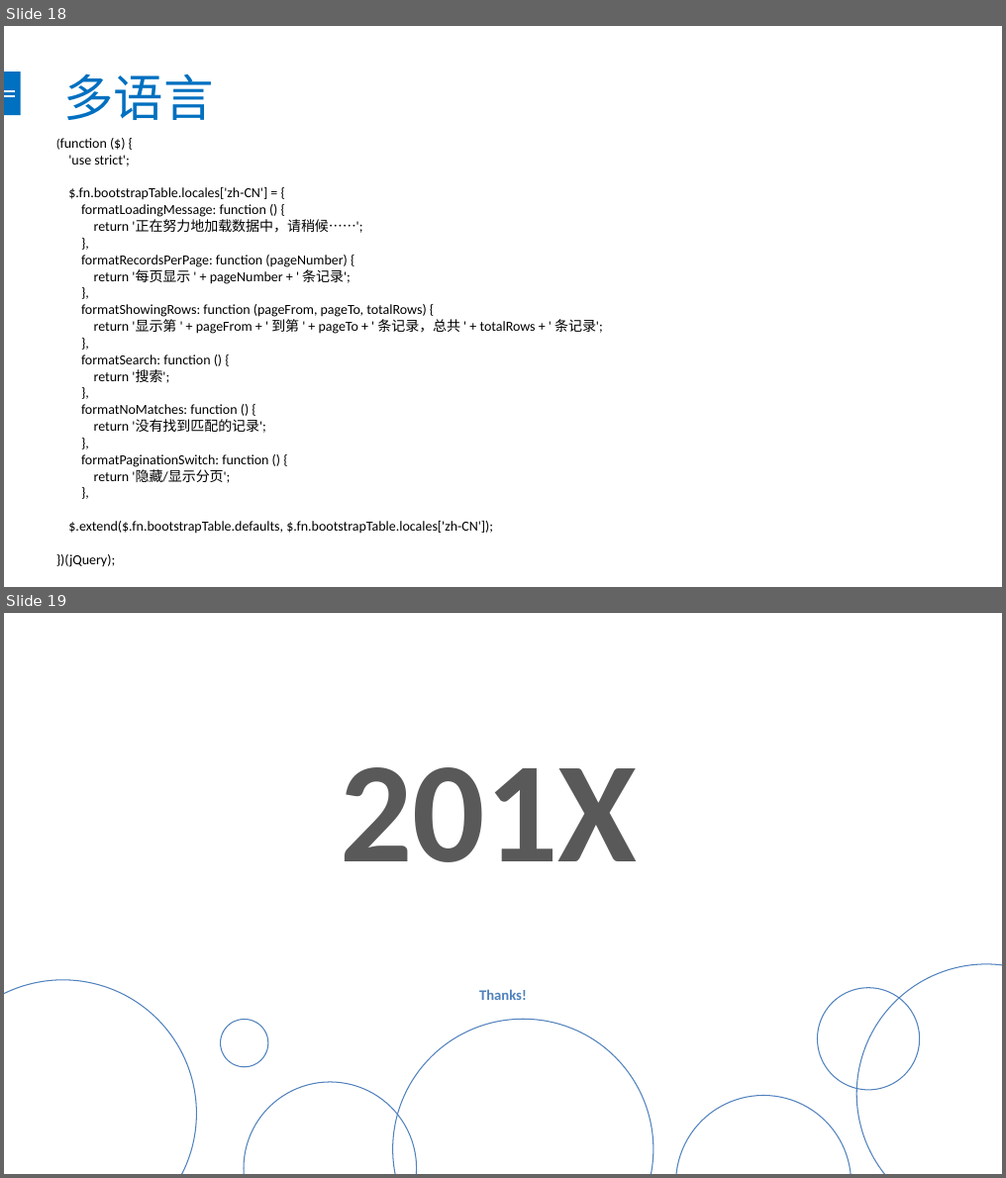
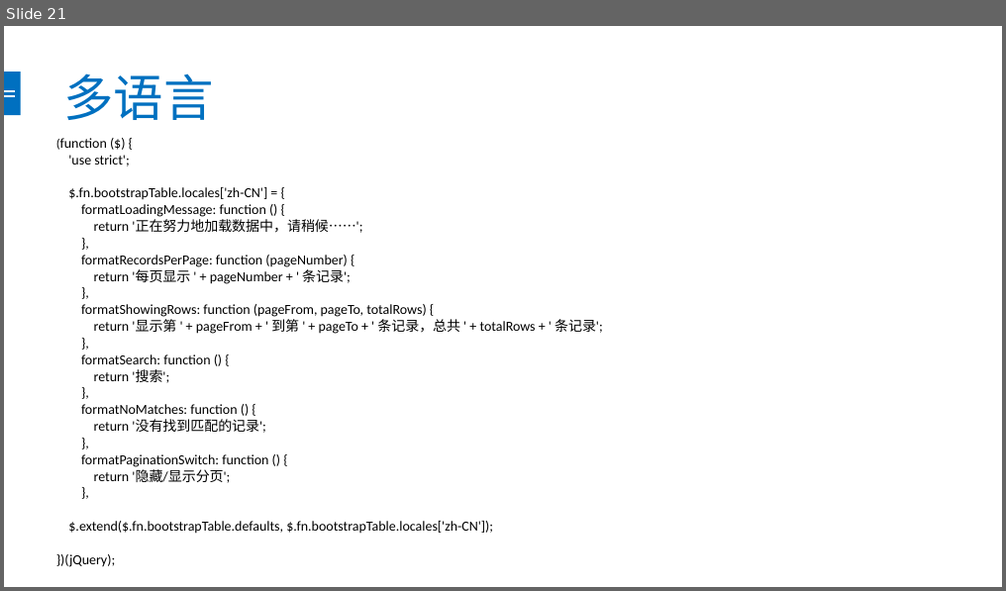
Before and after one commit to chendingguo/workspace, a slide deck: springboot-mybatis-master/bootstrap-table.pptx. Shown one above the other, each under a label of ours: slides 18 and 19 before the commit, slide 21 after it. The pictures are 1006x1178 and 1006x591 pixels, drawn with LibreOffice and Linux fonts; fonts in the diff are those of the drawing. Boxes give left, top, right and bottom in pixels: in the first picture for what was removed or moved away, otherwise in the second. Text is boxed around its words. In the diff, an @@ line names an element or a change of style, - is before the commit and + after.

```diff
--- a/springboot-mybatis-master/bootstrap-table.pptx
+++ b/springboot-mybatis-master/bootstrap-table.pptx
@@ slide 19 removed at [4, 613, 1002, 1174], background #FFFFFF; not listed: 3 template elements that a slide beside it also shows @@
@@ rectangle removed at [4, 613, 1002, 1173] @@
@@ text removed at [340, 767, 637, 862] @@
-201X
@@ ellipse removed at [856, 964, 1002, 1174] @@
@@ ellipse removed at [4, 980, 197, 1174] @@
@@ text removed at [479, 989, 527, 1000] @@
-Thanks!
@@ ellipse removed at [818, 988, 919, 1090] @@
@@ ellipse removed at [221, 1019, 268, 1067] @@
@@ ellipse removed at [393, 1019, 653, 1174] @@
@@ ellipse removed at [244, 1082, 416, 1174] @@
@@ ellipse removed at [675, 1096, 851, 1174] @@
@@ what was slide 18 is now slide 21 @@
```
Also in this commit, not shown: 6 slides changed, 4 slides added, 2 other slides removed, 29 other files.
